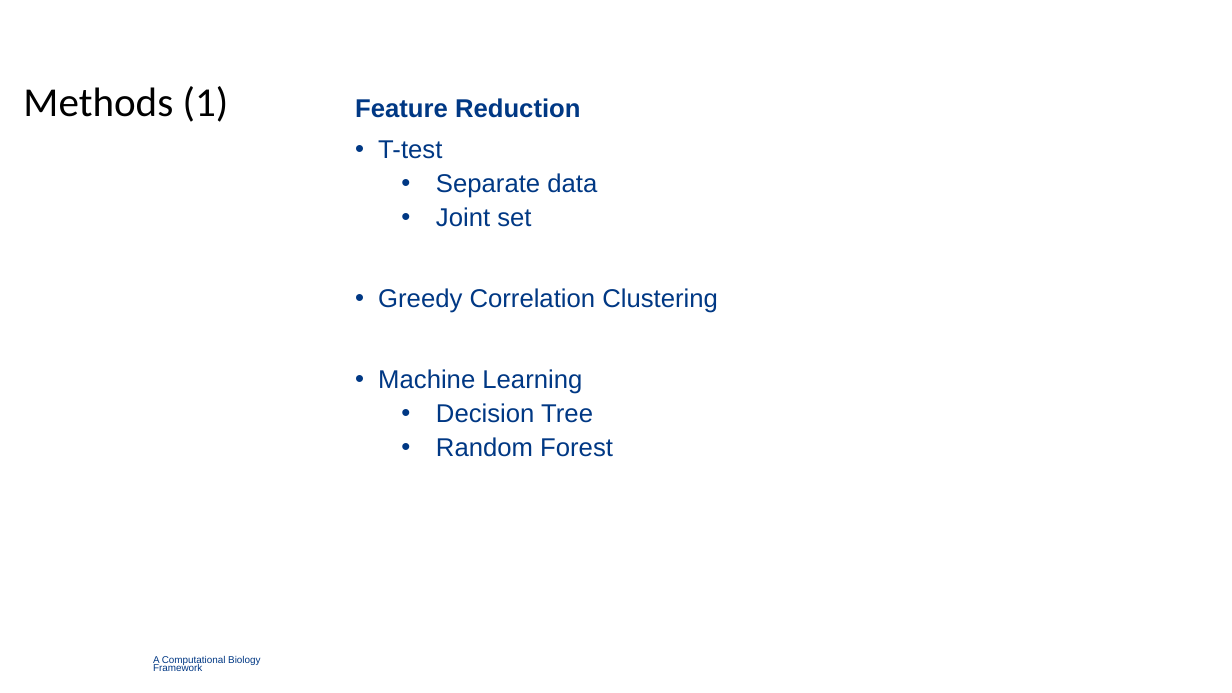
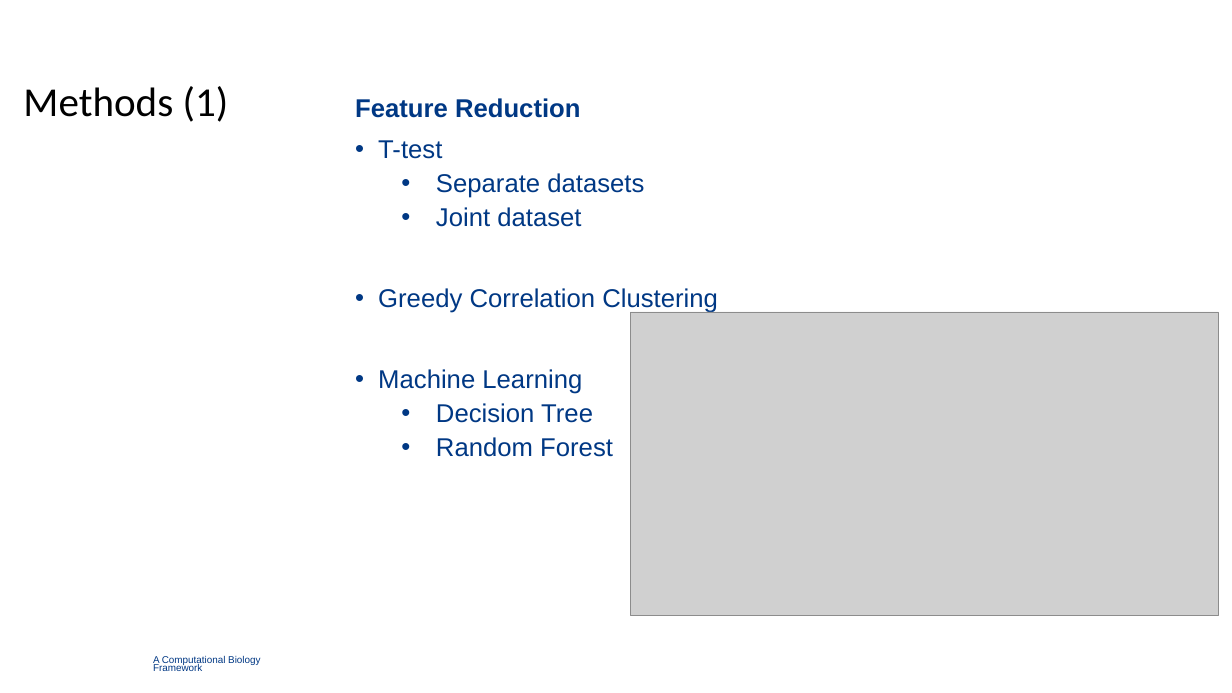
Before and after one commit to TimBeishuizen/GraduationFilesGithub, a slide deck: slide 5 of Meetings/2. Case Study Period/2018-03-08 CaseStudyFrameworkLayoutPresentation.pptx. Drawn at 1232x693 pixels with LibreOffice and Linux fonts; fonts in the diff are those of the drawing; grey boxes stand for pictures; background and template pictures are left out. Boxes give left, top, right and bottom in pixels: in the first picture for what was removed or moved away, otherwise in the second. Text is boxed around its words. In the diff, an @@ line names an element or a change of style, - is before the commit and + after.

```diff
--- a/Meetings/2. Case Study Period/2018-03-08 CaseStudyFrameworkLayoutPresentation.pptx
+++ b/Meetings/2. Case Study Period/2018-03-08 CaseStudyFrameworkLayoutPresentation.pptx
@@ text at box(436, 173, 644, 227): text changed @@
-  • Separate data
-  • Joint set
+  • Separate datasets
+  • Joint dataset
@@ picture added at box(631, 312, 1219, 616) @@
```
Also in this commit, not shown: 1 other slide changed, 6 other files.
